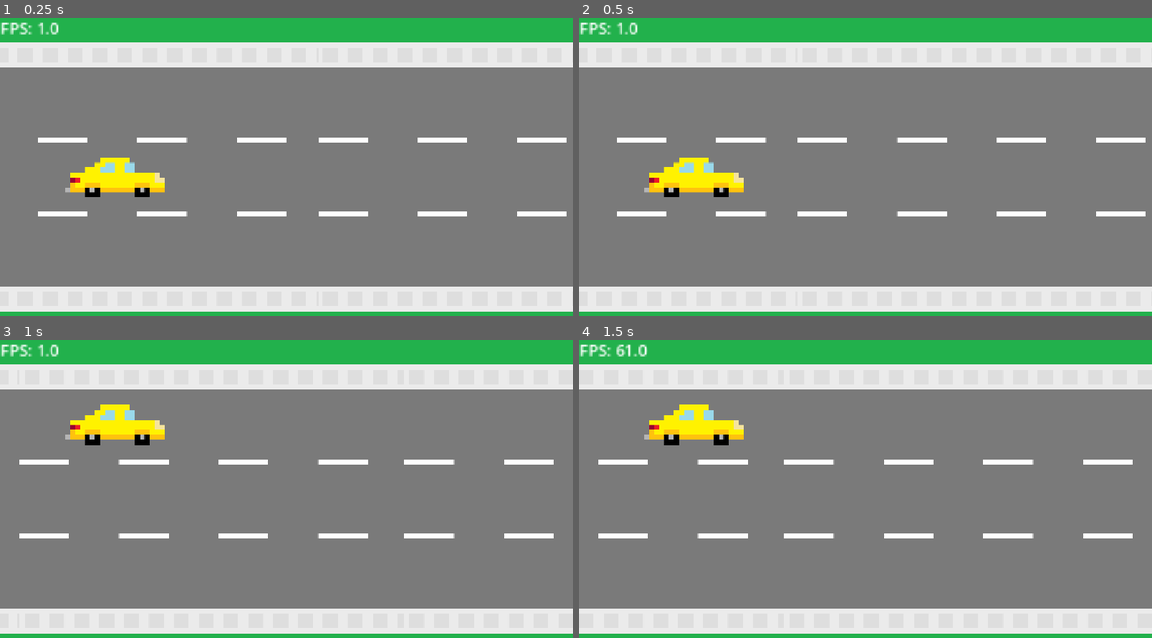
Above: before the commit, frames 1-4 (two rows, left to right).
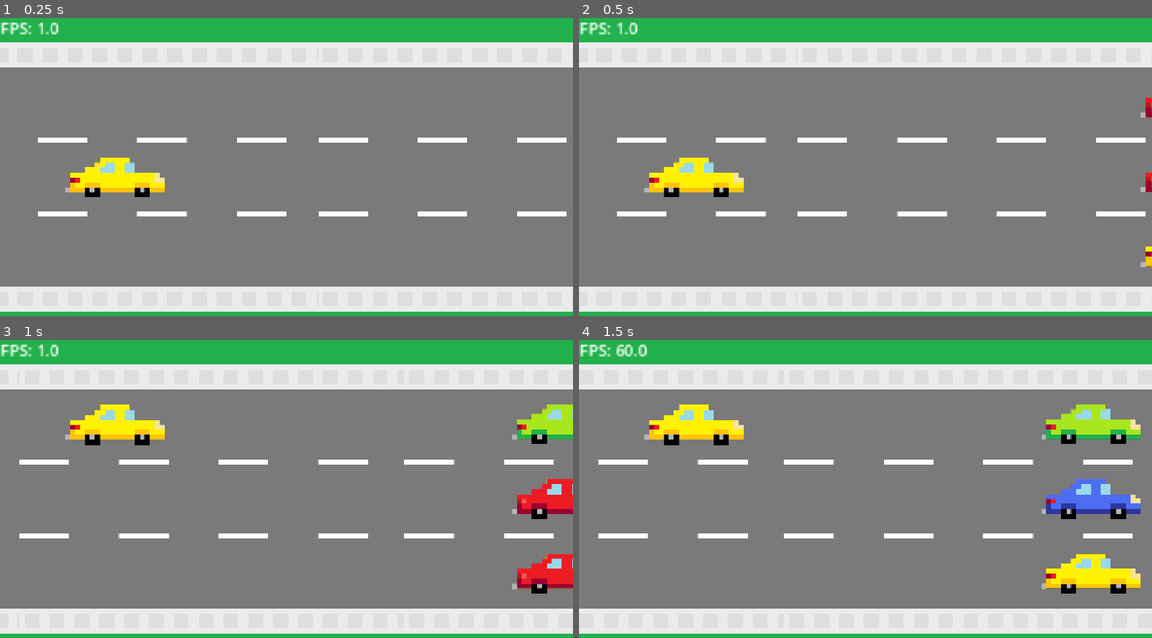
Above: after the commit, the same moments.

Repository: DevEhanTariq/first-game
Game: Godot game, scene res://level.tscn
The game is run twice, just before and just after one commit, with the same random seed, the same clock (stepped at 60 frames per second) and the same inputs.
Inputs:
- Up to frame 1 (0.25 s): no input
- Up to frame 2 (0.5 s): no input
- Up to frame 3 (1 s): hold W (up) from 0.53 s (still down)
- Up to frame 4 (1.5 s): release W (up) at 1.28 s; hold S (down) from 1.28 s (still down)

Frame 1 is identical in both runs. In frame 2, 0.3% of the frame differs, in the area x 98-100%, y 26-84%; in frame 3, 3.0%; in frame 4, 4.7%, in the area x 7-98%, y 1-86%.

Commit message:
Reverted the "TrafficSpawner" script to an older Commit
- Reverted the "TrafficSpawner" script to the "TrafficSpawner" script from Commit "9afe233"

Diff:
--- a/TrafficSpawner.gd
+++ b/TrafficSpawner.gd
@@ -7,31 +7,21 @@
 var cars = []
 var carsAmountPerY = []
 
-func spawn_car(amount, xCord):
-	var PossibleLanes = [0,1,2]
-	var leftLanes = []
-	for k in range(amount):
-		var switchLane = randi_range(0,PossibleLanes.size()-1)
-		var currentLane = PossibleLanes[switchLane]
-		for item in PossibleLanes:
-			if not [currentLane].has(item):
-				leftLanes.append(item)
-		PossibleLanes = leftLanes
+func spawn_car(lane, xCord):
+	var sibling = get_parent().get_node("Traffic")
+	var copy = sibling.duplicate()
+	copy.position = Vector2(xCord,lanesY[lane])
+	cars.append(copy)
+	get_parent().add_child(copy)
 
-		var sibling = get_parent().get_node("Traffic")
-		var copy = sibling.duplicate()
-		copy.position = Vector2(xCord,lanesY[currentLane])
-		cars.append(copy)
-		get_parent().add_child(copy)
-	carsAmountPerY.append(amount)
+func delete_oldest_road():
+	pass
 
-func delete_oldest_cars():
-	if carsAmountPerY.size() > 4:
-		for j in range(carsAmountPerY[0]):
-			cars[0].queue_free()
-		carsAmountPerY.queue_free()
+# Called when the node enters the scene tree for the first time.
+func _ready() -> void:
+	pass # Replace with function body.
+
 
 # Called every frame. 'delta' is the elapsed time since the previous frame.
 func _process(delta: float) -> void:
-	spawn_car(2, 1500)
-	delete_oldest_cars()
+	spawn_car(randi_range(0,2), 1500)
--- a/level.tscn
+++ b/level.tscn
@@ -1,6 +1,7 @@
 [gd_scene format=3 uid="uid://bbjqqjmee6a1o"]
 
 [ext_resource type="Script" uid="uid://b16i4suonajoc" path="res://roadGen.gd" id="1_f2txt"]
+[ext_resource type="Script" uid="uid://b0ra0hotgnjak" path="res://TrafficSpawner.gd" id="1_n6hdu"]
 [ext_resource type="Texture2D" uid="uid://c3ho1c011kbbp" path="res://Assets/Road.png" id="1_u52ul"]
 [ext_resource type="Script" uid="uid://bbyyxppy7obu1" path="res://roadMovment.gd" id="2_0b4ue"]
 [ext_resource type="Texture2D" uid="uid://oy5aje7k8d04" path="res://Assets/Grass.png" id="2_1ainy"]
@@ -12,6 +13,7 @@
 script = ExtResource("1_f2txt")
 
 [node name="Traffic Script" type="Node" parent="." unique_id=297771206]
+script = ExtResource("1_n6hdu")
 
 [node name="Grass" type="Sprite2D" parent="." unique_id=1991605969]
 position = Vector2(-5, -4.0000076)
